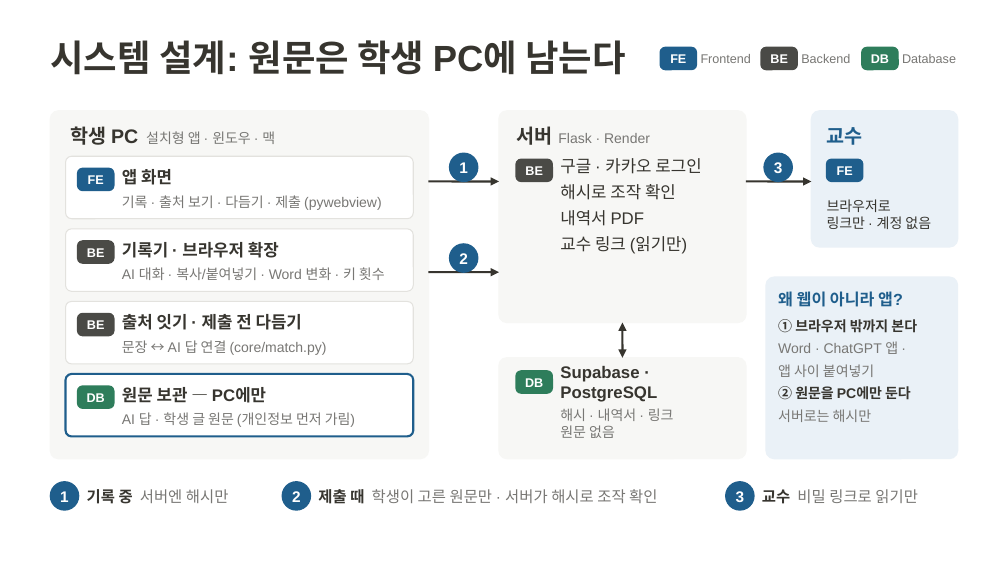
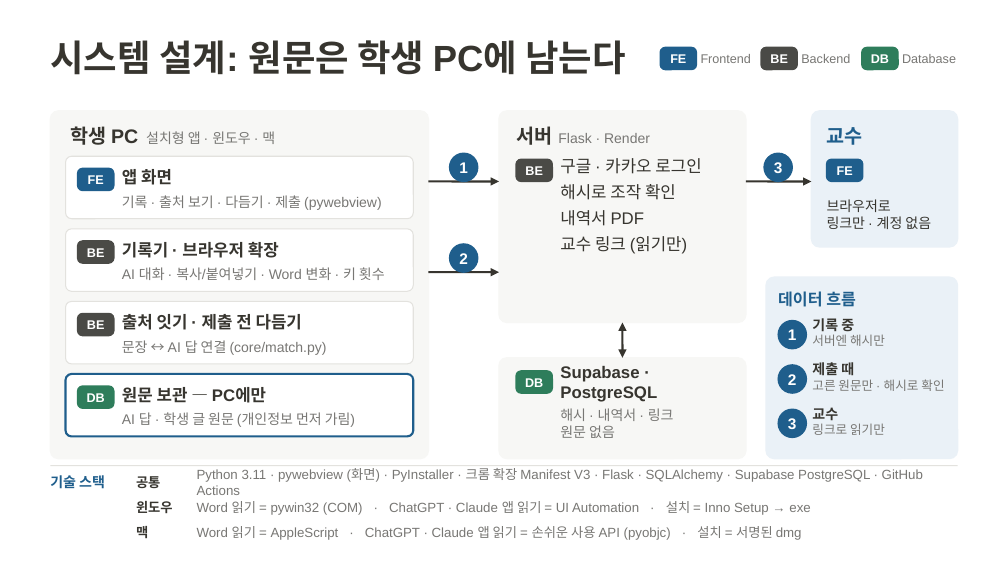
Before and after one commit to 20233014-KYH/trace, a slide deck: slide 4 of deck/중간발표_김용현.pptx. Drawn at 1008x567 pixels with LibreOffice and Linux fonts; fonts in the diff are those of the drawing. Boxes give left, top, right and bottom in pixels: in the first picture for what was removed or moved away, otherwise in the second. Text is boxed around its words. In the diff, an @@ line names an element or a change of style, - is before the commit and + after.

```diff
--- a/deck/중간발표_김용현.pptx
+++ b/deck/중간발표_김용현.pptx
@@ text at [778, 291, 856, 307]: text changed @@
-왜 웹이 아니라 앱?
+데이터 흐름
@@ text "1": place and size @@
-text "1" at [60, 491, 69, 502]
+text "1" at [788, 329, 797, 340]
@@ ellipse: place and size @@
-ellipse at [282, 482, 310, 510]
+ellipse at [778, 321, 806, 349]
@@ text removed at [778, 319, 917, 400] @@
-① 브라우저 밖까지 본다
-Word · ChatGPT 앱 ·
-앱 사이 붙여넣기
-② 원문을 PC에만 둔다
-서버로는 해시만
@@ text at [812, 318, 885, 346]: text changed; size 11 to 9 pt @@
-기록 중 서버엔 해시만
+기록 중
+서버엔 해시만
@@ text "2": place and size @@
-text "2" at [292, 491, 301, 502]
+text "2" at [788, 374, 797, 385]
@@ ellipse: place and size @@
-ellipse at [50, 482, 79, 510]
+ellipse at [778, 365, 806, 393]
@@ vertical alignment middle to top in 3 elements at [812, 407, 885, 435], [812, 318, 885, 346], [812, 362, 944, 391] @@
@@ text at [812, 362, 944, 391]: text changed; size 11 to 9 pt @@
-제출 때 학생이 고른 원문만 · 서버가 해시로 조작 확인
+제출 때
+고른 원문만 · 해시로 확인
@@ text "3": place and size @@
-text "3" at [736, 491, 745, 502]
+text "3" at [788, 418, 797, 429]
@@ ellipse: place and size @@
-ellipse at [726, 482, 754, 510]
+ellipse at [778, 409, 806, 437]
@@ text at [812, 407, 885, 435]: text changed; size 11 to 9 pt @@
-교수 비밀 링크로 읽기만
+교수
+링크로 읽기만
@@ text added at [50, 475, 105, 489], 10 pt, text #1F5E8C, bold @@
+기술 스택
@@ line added from (50, 466) to (958, 466), #E3E2DE 0.75 pt @@
@@ text added at [136, 476, 160, 488], 9.5 pt, text #37352F, bold @@
+공통
@@ text added at [197, 468, 923, 495], 9.5 pt, text #787774 @@
+Python 3.11 · pywebview (화면) · PyInstaller · 크롬 확장 Manifest V3 · Flask · SQLAlchemy · Supabase PostgreSQL · GitHub Actions
@@ text added at [136, 501, 173, 513], 9.5 pt, text #37352F, bold @@
+윈도우
@@ text added at [197, 501, 810, 515], 9.5 pt, text #787774 @@
+Word 읽기 = pywin32 (COM) · ChatGPT · Claude 앱 읽기 = UI Automation · 설치 = Inno Setup → exe
@@ text added at [136, 526, 148, 538], 9.5 pt, text #37352F, bold @@
+맥
@@ text added at [197, 526, 802, 540], 9.5 pt, text #787774 @@
+Word 읽기 = AppleScript · ChatGPT · Claude 앱 읽기 = 손쉬운 사용 API (pyobjc) · 설치 = 서명된 dmg
```
Also in this commit, not shown: 1 other file.
